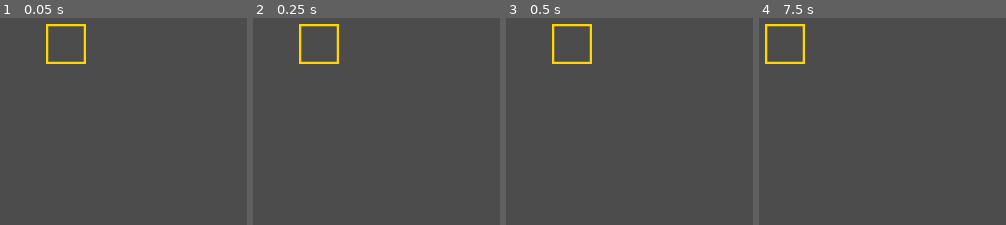
Above: before the commit, frames 1-4 (left to right).
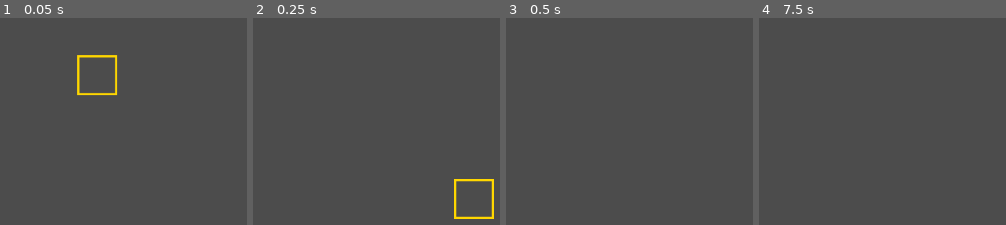
Above: after the commit, the same moments.

Repository: Taleshire/schachpira
Game: Godot game, scene res://assets/scenes/Match.tscn
Same seed, same stepped clock (60 frames per second), same inputs: the game is played once before the commit and once after it. This scene is started directly instead of the project's main scene.
Inputs (mouse positions are in pixels of both pictures, inside the frame that each line leads up to):
- Up to frame 1 (0.05 s): no input
- Up to frame 2 (0.25 s): no input
- Up to frame 3 (0.5 s): no input
- Up to frame 4 (7.5 s): tap Enter at 0.5, 2, 3.5 s; move the mouse to (outside the picture) at 0.52 s; hold Right (ui_right) 0.53-1.28 s; click (outside the picture) at 0.6 s; tap Space at 1.25, 2.75, 4.25 s; move the mouse to (outside the picture) at 1.27 s; hold Down (ui_down) 1.28-2.03 s; right-click (outside the picture) at 1.35 s; move the mouse to (outside the picture) at 2.02 s; hold Right (ui_right) 2.03-2.78 s; click (outside the picture) at 2.1 s; move the mouse to (763, 113) at 2.77 s; hold Up (ui_up) 2.78-3.53 s; right-click (763, 113) at 2.85 s; move the mouse to (outside the picture) at 3.52 s; hold Left (ui_left) 3.53-5.03 s; click (outside the picture) at 3.6 s; move the mouse to (outside the picture) at 4.27 s; right-click (outside the picture) at 4.35 s; move the mouse to (845, 24) at 5.02 s; hold Down (ui_down) 5.03-5.78 s; click (845, 24) at 5.1 s; move the mouse to (outside the picture) at 5.77 s; hold Right (ui_right) 5.78-6.53 s; right-click (outside the picture) at 5.85 s; move the mouse to (outside the picture) at 6.52 s; hold Up (ui_up) 6.53-7.28 s; click (outside the picture) at 6.6 s; move the mouse to (outside the picture) at 7.27 s; hold Right (ui_right) from 7.28 s (still down); right-click (outside the picture) at 7.35 s

The runs differ from the first frame. In frame 1, 1.6% of the frame differs, in the area x 18-48%, y 2-38%; in frame 2, 1.7%, in the area x 18-98%, y 2-98%; in frame 3, 0.9%; in frame 4, 0.9%.
Error in both runs: Invalid get index of type 'String' (on base: 'Dictionary'). (res://assets/scripts/match.gd:74)

Commit message:
smooth camera movement with mouse

Diff:
--- a/assets/scenes/Match.tscn
+++ b/assets/scenes/Match.tscn
@@ -45,8 +45,8 @@
 limit_right = 10000000
 limit_bottom = 10000000
 limit_smoothed = false
-drag_margin_h_enabled = true
-drag_margin_v_enabled = true
+drag_margin_h_enabled = false
+drag_margin_v_enabled = false
 smoothing_enabled = false
 smoothing_speed = 5.0
 offset_v = 0.0
--- a/assets/scripts/camera.gd
+++ b/assets/scripts/camera.gd
@@ -1,11 +1,22 @@
 extends Camera2D
 
-func _input(event):
-	if Input.is_action_just_pressed("ui_right"):
-		position += Vector2(64, 0)
-	if Input.is_action_just_pressed("ui_left"):
-		position += Vector2(-64, 0)
-	if Input.is_action_just_pressed("ui_up"):
-		position += Vector2(0, -64)
-	if Input.is_action_just_pressed("ui_down"):
-		position += Vector2(0, 64)
+const SPEED = 1000
+const BORDER = 100
+
+func _process(delta):
+	var width = get_viewport_rect().size.x / 2 - BORDER
+	var height = get_viewport_rect().size.y / 2 - BORDER
+	var mouse_position = get_local_mouse_position()
+
+	if mouse_position.x > width:
+		var factor = abs(mouse_position.x - width) / BORDER
+		position.x += SPEED * delta * factor
+	if mouse_position.x < -width:
+		var factor = abs(mouse_position.x + width) / BORDER
+		position.x -= SPEED * delta * factor
+	if mouse_position.y > height:
+		var factor = abs(mouse_position.y - height) / BORDER
+		position.y += SPEED * delta * factor
+	if mouse_position.y < -height:
+		var factor = abs(mouse_position.y + height) / BORDER
+		position.y -= SPEED * delta * factor
--- a/todo.gd
+++ b/todo.gd
@@ -4,8 +4,8 @@
 
 # I M P R O V E M E N T
 #	[x] change movement of tokens for precise walk
-#	[] smooth camera movement
-#	[] scroll camera with mouse on edges
+#	[x] smooth camera movement
+#	[x] scroll camera with mouse on edges
 
 
 # G E N E R A L
